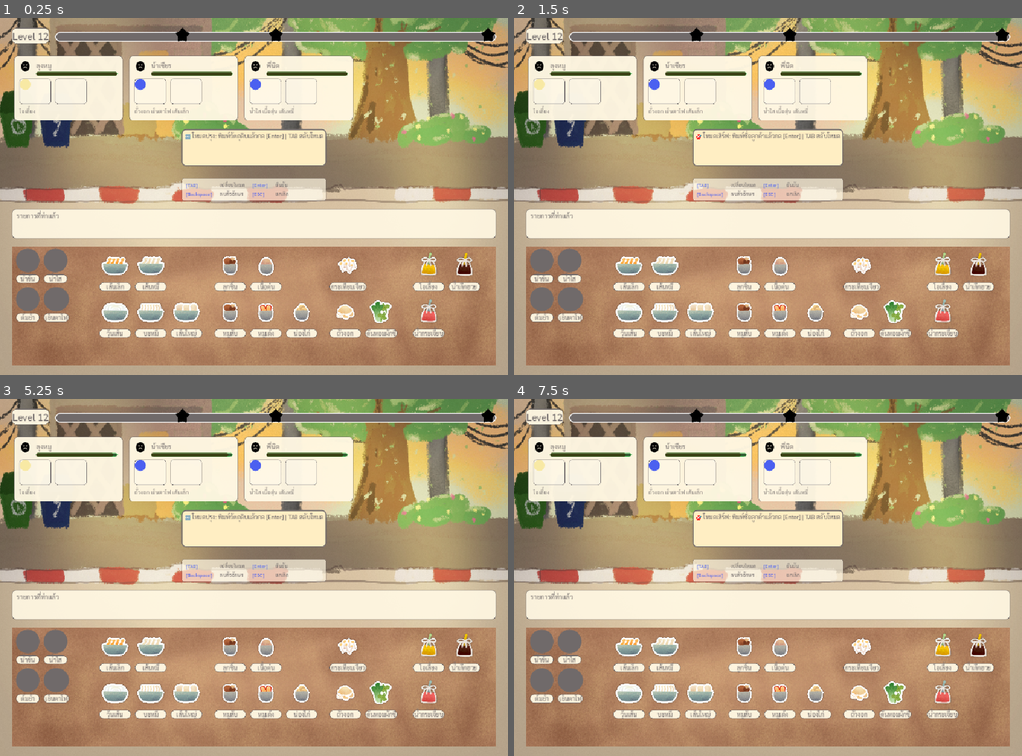
Above: before the commit, frames 1-4 (two rows, left to right).
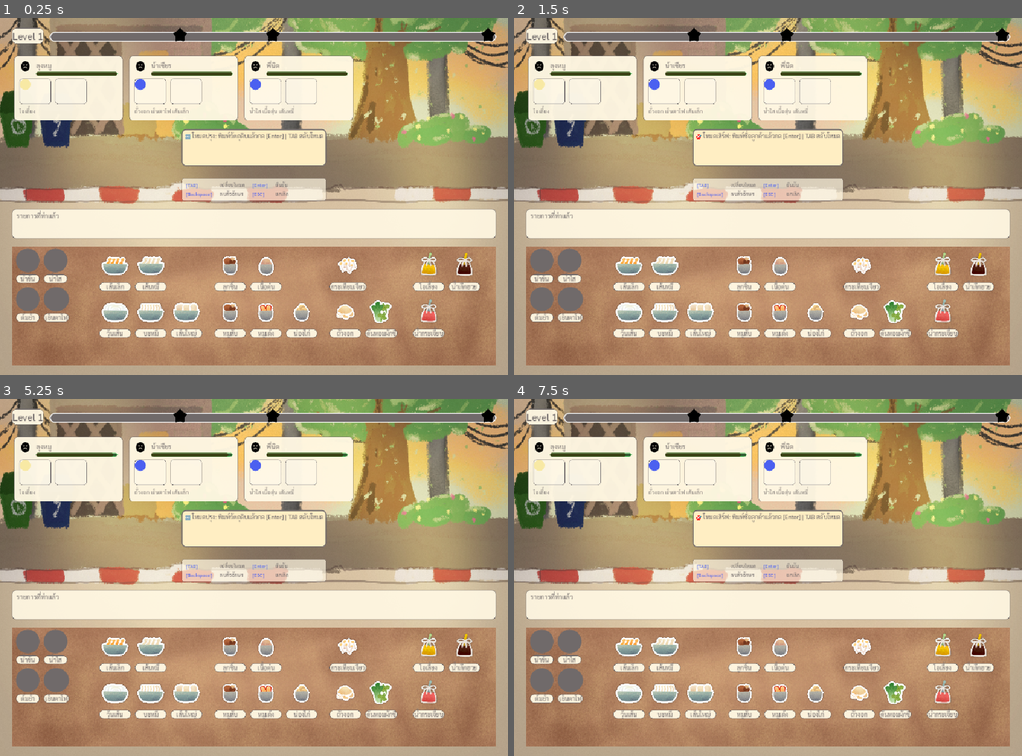
Above: after the commit, the same moments.

Repository: pcpaugust/video-game
Game: Godot game, scene res://scenes/main/Cooking.tscn
Same seed, same stepped clock (60 frames per second), same inputs: the game is played once before the commit and once after it.
Inputs:
- Up to frame 1 (0.25 s): no input
- Up to frame 2 (1.5 s): tap Enter at 0.5, 0.6 s; tap Space at 1.25 s; tap Tab at 1.35 s
- Up to frame 3 (5.25 s): tap Enter at 2, 3.5, 3.6 s; tap Backspace at 2.1, 5.1 s; tap Space at 2.75, 4.25 s; tap Keypad Enter at 2.85 s; tap Tab at 4.35 s
- Up to frame 4 (7.5 s): tap Keypad Enter at 5.85 s; tap Enter at 6.6 s; tap Tab at 7.35 s

The runs differ from the first frame. In frame 1, 0.2% of the frame differs, in the area x 7-56%, y 2-8%; in frame 2, 0.2%; in frame 3, 0.2%; in frame 4, 0.2%.

Commit message:
hradcode level 1 pai gorn na

Diff:
--- a/scenes/ui/LevelBar.tscn
+++ b/scenes/ui/LevelBar.tscn
@@ -54,7 +54,7 @@
 theme_override_colors/font_color = Color(0.439216, 0.415686, 0.415686, 1)
 theme_override_font_sizes/font_size = 20
 theme_override_constants/line_spacing = 0
-text = "Level 12"
+text = "Level 1"
 
 [node name="Score" type="Label" parent="Container" unique_id=141258403]
 visible = false
--- a/scripts/core/cooking.gd
+++ b/scripts/core/cooking.gd
@@ -39,6 +39,8 @@
 func _ready() -> void:
 	randomize()
 	_create_help_panel()
+	level = 1
+	target_score = 40
 	start_level(level, target_score)
 
 func start_level(new_level: int, target: int) -> void:
